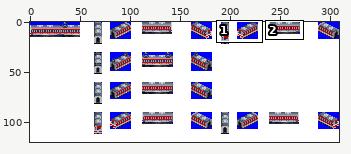
Sprite sheet, stored at src/metro/daegu_metro_1/DAEGU_METRO_1K.png. The picture above shows the old version from afar; the outline marks the close-up.
Close-up. Earlier state:
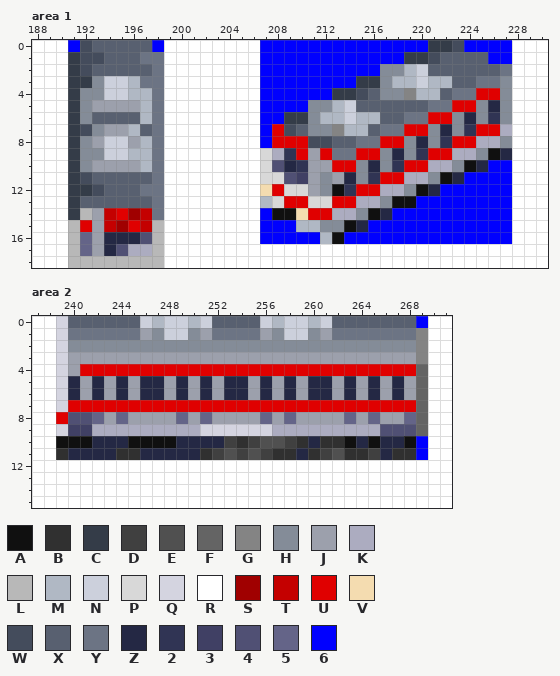
The file is 309x120 pixels. Shown: area 1: x 188..230, y 0..18; area 2: x 237..271, y 0..15. The commit also changed other parts of the picture, which this record leaves out.
Palette (. is transparent): A #101010  B #303030  C #343c48  D #404040  E #505050  F #646464  G #848484  H #848c98  J #9ca0ac  K #acacc0  L #b8b8b8  M #b0b8c4  N #ccd0dc  P #d8d8d8  Q #d4d4e0  R #ffffff  S #a00000  T #c40000  U #e00000  V #f4dcb0  W #444c5c  X #586070  Y #6c7484  Z #242844  2 #303454  3 #404064  4 #505074  5 #646488  6 #0000ff
Pixels before, area 1, first column x 188:
 0 RRR6WXXXXX6RRRRRRRR66666666666666CCW6666RRR
 1 RRRCWWXXXYYRRRRRRRR666666666666CCWXXXX66RRR
 2 RRRCWXXXXXYRRRRRRRR6666666666HHMNXXXXXXYRRR
 3 RRRCCHNNMYYRRRRRRRR66666666CCHMMNMMXXYYHRRR
 4 RRRCHHNNMMYRRRRRRRR666666CCWXHHGMMXYYUUHRRR
 5 RRRCHJJJJMYRRRRRRRR6666HHMNXXXXXXYYUUHZHRRR
 6 RRRCHXXXXMYRRRRRRRR66CCHMMNMMXXYYUUHZH2HRRR
 7 RRRCWHJJMXYRRRRRRRR6UWXHHGMMXYYUUHZH2UUKRRR
 8 RRRCHJNNJMYRRRRRRRR6UUUWWXXYYUUHZH2UUKKHRRR
 9 RRRCHHNNMMYRRRRRRRRPK2UJUYYUUHZH2UUKKHAZRRR
10 RRRCHJJJJMYRRRRRRRRP4Z2JJUUHZH2UUKKHAZ66RRR
11 RRRCWXXXXXYRRRRRRRRPP43JHJZH2UUKKHAZ6666RRR
12 RRRCCWXXXYYRRRRRRRRVUPPJHA2UUKKHAZ666666RRR
13 RRRCXXXXXXYRRRRRRRRMPUUPPUUKKHAA66666666RRR
14 RRRCLJTUSTYRRRRRRRR6AAVUUKKHAZ6666666666RRR
15 RRRLUJTSUTLRRRRRRRR666MMHHAZ666666666666RRR
16 RRRL5JZZZ4LRRRRRRRR66666MA66666666666666RRR
17 RRRL5JZ4KKLRRRRRRRRRRRRRRRRRRRRRRRRRRRRRRRR
18 RRRLLLLLLLLRRRRRRRRRRRRRRRRRRRRRRRRRRRRRRRR
Pixels before, area 2, first column x 237:
 0 RRQXXXXXXNMNNMNXXXXNMNNMNXXXXXXX6RR
 1 RRQYYYYYYJHNNHJYYYYJHNNHJYYYYYYYGRR
 2 RRQHHHHHHHHHHHHHHHHHHHHHHHHHHHHHGRR
 3 RRQJJJJJJJJJJJJJJJJJJJJJJJJJJJJJGRR
 4 RRQJUUUUUUUUUUUUUUUUUUUUUUUUUUUUFRR
 5 RRQZJZJZJZZJZJZJZZJZJZJZZJZJZJZJFRR
 6 RRQZJZJZJZZJZJZJZZJZJZJZZJZJZJZJFRR
 7 RRQUUUUUUUUUUUUUUUUUUUUUUUUUUUUUFRR
 8 RRU445J5JJJJ5J5JJJJ5J5JJJJ5J5JJ5FRR
 9 RRQ33KKKKKKKKKQQQQQQKKKKKKKKK444FRR
10 RRAAAZZZAAAAZZZZDBDEEDBZBBAZAZZA6RR
11 RRBZZZZBBZZZZZBDEDEDBBZBDEBBDZBB6RR
12 RRRRRRRRRRRRRRRRRRRRRRRRRRRRRRRRRRR
13 RRRRRRRRRRRRRRRRRRRRRRRRRRRRRRRRRRR
14 RRRRRRRRRRRRRRRRRRRRRRRRRRRRRRRRRRR
15 RRRRRRRRRRRRRRRRRRRRRRRRRRRRRRRRRRR
After the commit:
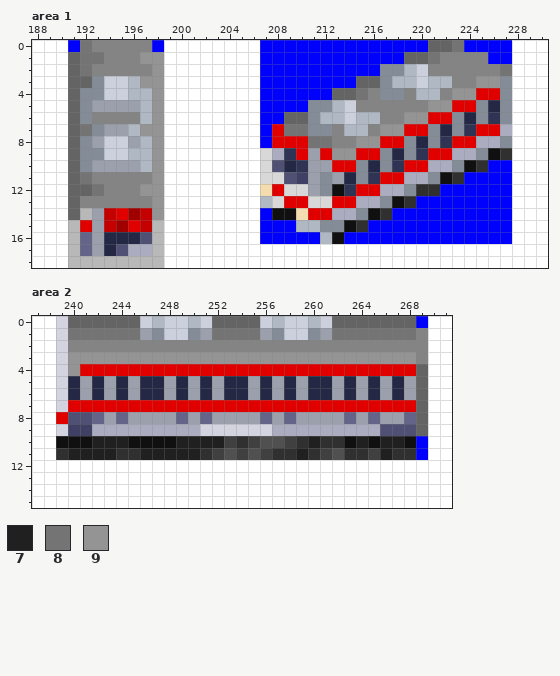
Colours new in this view: 7 #202020  8 #747474  9 #949494
Change:
{"where": "area 1"}
{"y":0,"x":192,"old":"WXXXXX","new":"8GGGGG"}
{"y":0,"x":221,"old":"CCW","new":"FF8"}
{"y":1,"x":191,"old":"CWWXXXYY","new":"F88GGG99"}
{"y":1,"x":219,"old":"CCWXXXX","new":"FF8GGGG"}
{"y":2,"x":191,"old":"CWXXXXXY","new":"F8GGGGG9"}
{"y":2,"x":221,"old":"XXXXXXY","new":"GGGGGG8"}
{"y":3,"x":191,"old":"CC","new":"FF"}
{"y":3,"x":197,"old":"YY","new":"99"}
{"y":3,"x":215,"old":"CC","new":"FF"}
{"y":3,"x":223,"old":"XXYY","new":"GG99"}
{"y":4,"x":191,"old":"C","new":"F"}
{"y":4,"x":198,"old":"Y","new":"9"}
{"y":4,"x":213,"old":"CCWX","new":"FF8G"}
{"y":4,"x":222,"old":"XYY","new":"G99"}
{"y":5,"x":191,"old":"C","new":"F"}
{"y":5,"x":198,"old":"Y","new":"9"}
{"y":5,"x":215,"old":"XXXXXXYY","new":"GGGGGG99"}
{"y":6,"x":191,"old":"C","new":"F"}
{"y":6,"x":193,"old":"XXXX","new":"GGGG"}
{"y":6,"x":198,"old":"Y","new":"9"}
{"y":6,"x":209,"old":"CC","new":"FF"}
{"y":6,"x":217,"old":"XXYY","new":"GG99"}
{"y":7,"x":191,"old":"CW","new":"F8"}
{"y":7,"x":197,"old":"XY","new":"99"}
{"y":7,"x":209,"old":"WX","new":"88"}
{"y":7,"x":216,"old":"XYY","new":"G99"}
{"y":8,"x":191,"old":"C","new":"F"}
{"y":8,"x":198,"old":"Y","new":"9"}
{"y":8,"x":211,"old":"WWXXYY","new":"88GG99"}
{"y":9,"x":191,"old":"C","new":"F"}
{"y":9,"x":198,"old":"Y","new":"9"}
{"y":9,"x":213,"old":"YY","new":"99"}
{"y":9,"x":227,"old":"Z","new":"B"}
{"y":10,"x":191,"old":"C","new":"F"}
{"y":10,"x":198,"old":"Y","new":"9"}
{"y":10,"x":225,"old":"Z","new":"B"}
{"y":11,"x":191,"old":"CWXXXXXY","new":"F8GGGGG9"}
{"y":11,"x":223,"old":"Z","new":"B"}
{"y":12,"x":191,"old":"CCWXXXYY","new":"FF8GGG99"}
{"y":12,"x":220,"old":"AZ","new":"BB"}
{"y":13,"x":191,"old":"CXXXXXXY","new":"FGGGGGG9"}
{"y":13,"x":219,"old":"A","new":"B"}
{"y":14,"x":191,"old":"C","new":"F"}
{"y":14,"x":198,"old":"Y","new":"9"}
{"y":14,"x":217,"old":"Z","new":"B"}
{"y":15,"x":215,"old":"Z","new":"B"}
{"where": "area 2"}
{"y":0,"x":240,"old":"XXXXXX","new":"FFFFFF"}
{"y":0,"x":252,"old":"XXXX","new":"FFFF"}
{"y":0,"x":262,"old":"XXXXXXX","new":"FFFFFFF"}
{"y":1,"x":240,"old":"YYYYYY","new":"888888"}
{"y":1,"x":252,"old":"YYYY","new":"8888"}
{"y":1,"x":262,"old":"YYYYYYY","new":"8888888"}
{"y":2,"x":240,"old":"HHHHHHHHHHHHHHHHHHHHHHHHHHHHH","new":"GGGGGGGGGGGGGGGGGGGGGGGGGGGGG"}
{"y":3,"x":240,"old":"JJJJJJJJJJJJJJJJJJJJJJJJJJJJJ","new":"99999999999999999999999999999"}
{"y":4,"x":240,"old":"J","new":"9"}
{"y":10,"x":242,"old":"ZZZ","new":"777"}
{"y":10,"x":249,"old":"ZZZZ","new":"7777"}
{"y":10,"x":260,"old":"Z","new":"7"}
{"y":10,"x":264,"old":"Z","new":"7"}
{"y":10,"x":266,"old":"ZZ","new":"77"}
{"y":11,"x":240,"old":"ZZZZ","new":"7777"}
{"y":11,"x":246,"old":"ZZZZZ","new":"77777"}
{"y":11,"x":259,"old":"Z","new":"7"}
{"y":11,"x":266,"old":"Z","new":"7"}
